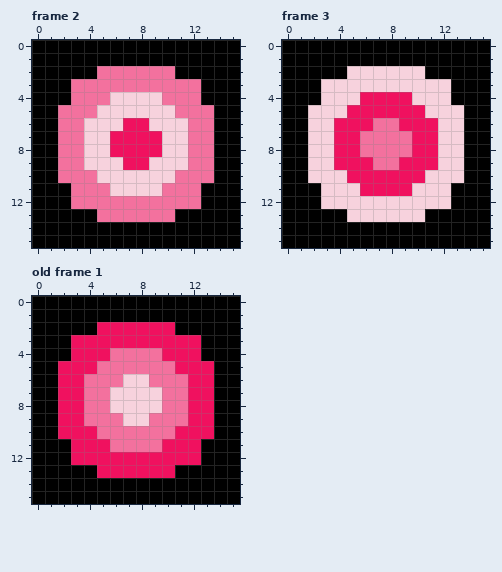
Pixel-art file: content/orb.ase. This is how it looked before the edit.
16x16 pixels, 3 frames. Shown: frame 2, frame 3, old frame 1. The commit also changed other frames, which this record leaves out.
Once edited:
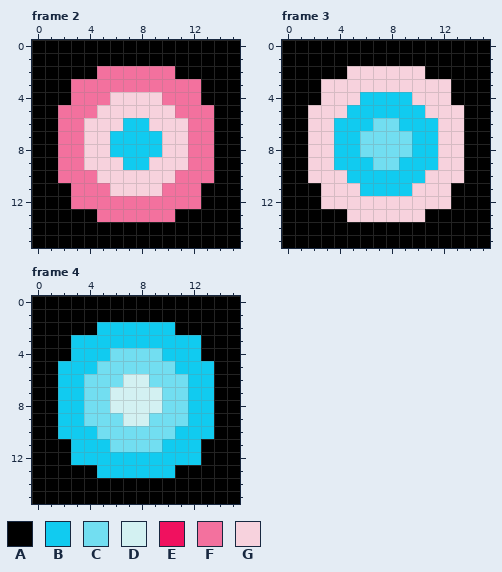
Palette (. is transparent): A #000000  B #11cbf0  C #72def1  D #d3f1f2  E #f0115f  F #f3719e  G #f7d2dd
A new or re-ordered frame is compared with the old frame closest to it.
From the commit log: added blue flashes to orb
Difference:
frames 3 -> 6
Frame 2:
Colour B replaces colour E in row 6 at x 7 to 8; in rows 7 to 8 at x 6 to 9; in row 9 at x 7 to 8.
Frame 3:
Colour B replaces colour E in row 4 at x 6 to 9; in row 5 at x 5 to 10; in row 6 at x 4 to 6 and 9 to 11; in rows 7 to 8 at x 4 to 5 and 10 to 11; in row 9 at x 4 to 6 and 9 to 11; in row 10 at x 5 to 10.
Colour B replaces colour E in row 11 at x 6 to 9.
Colour C replaces colour F in row 6 at x 7 to 8; in rows 7 to 8 at x 6 to 9; in row 9 at x 7 to 8.
Frame 4 is new; against old frame 1:
Colour B replaces colour E in row 2 at x 5 to 10; in row 3 at x 3 to 12; in row 4 at x 3 to 5 and 10 to 12; in row 5 at x 2 to 4 and 11 to 13; in rows 6 to 9 at x 2 to 3 and 12 to 13; in row 10 at x 2 to 4 and 11 to 13.
Colour B replaces colour E in row 11 at x 3 to 5 and 10 to 12; in row 12 at x 3 to 12; in row 13 at x 5 to 10.
Colour C replaces colour F in row 4 at x 6 to 9; in row 5 at x 5 to 10; in row 6 at x 4 to 6 and 9 to 11; in rows 7 to 8 at x 4 to 5 and 10 to 11; in row 9 at x 4 to 6 and 9 to 11; in row 10 at x 5 to 10.
Colour C replaces colour F in row 11 at x 6 to 9.
Colour D replaces colour G in row 6 at x 7 to 8; in rows 7 to 8 at x 6 to 9; in row 9 at x 7 to 8.
